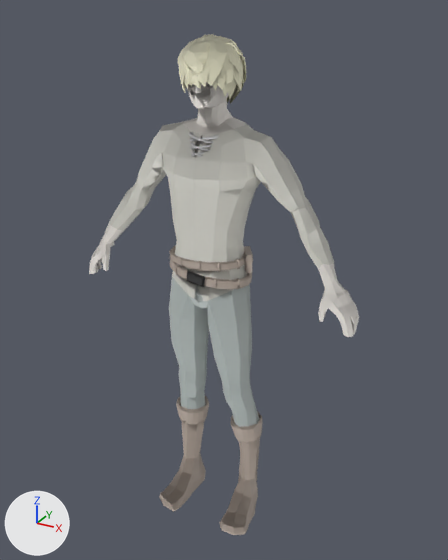
Renders of the FBX model Assets/Resources/Model/Renatus-1.fbx from each side of a commit.
Before and after are seen from a 50 mm lens placed at (0.0885, -0.1478, 0.1644), pointed at (0.003, 0.0077, 0.0866). The lights are fixed; the arrows at lower left show +X, +Y and +Z. Where no turn or scale is listed for an object, it has been applied to the vertices.

The older version as bpy lines, for what is in view:
```python
me_renatus_1mesh = bpy.data.meshes.new('Renatus_1mesh')
me_renatus_1mesh.from_pydata(...)  # 18269 vertices, 19568 faces; spans x -0.045..0.047, y -0.008..0.015, z 0.0..0.158
# faces by material slot: [12828, 14, 3888, 504, 1973, 247, 114]
me_renatus_1mesh.materials.append(mat_4mat)  # grey #b6a89d
me_renatus_1mesh.materials.append(mat_silver_tarnishedmat)  # black #000000
me_renatus_1mesh.materials.append(mat_3mat)  # light grey #c5c5c5
me_renatus_1mesh.materials.append(mat_mat)  # white #f1ece6
me_renatus_1mesh.materials.append(mat_1mat)  # white #f1eed0
me_renatus_1mesh.materials.append(mat_2mat)  # light grey #dbdad1
me_renatus_1mesh.materials.append(mat_4_1mat)  # grey #b4bdbb
ob_renatus_1 = bpy.data.objects.new('Renatus_1', me_renatus_1mesh)
ob_renatus_1.location = (0.0, 0.0, 0.0)
```
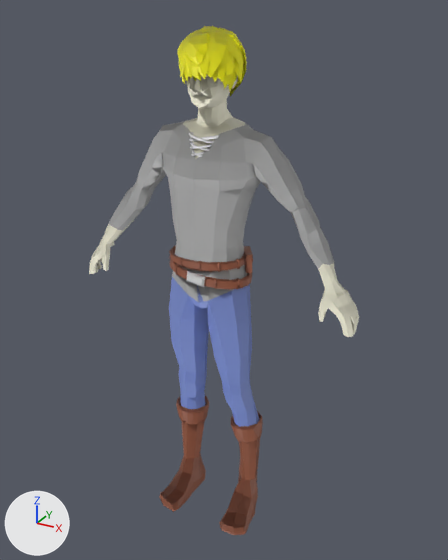
Pixel boxes (x1, y1, x2, y2) of what changed, in the pictures (448 x 560 px; the box of a moved part takes in the faces that stretch with it):
'Renatus_1', reshaped: before (89, 34, 359, 535); after (89, 26, 359, 535)
part 1 of me_renatus_1mesh, added (yellow): after (183, 32, 210, 64)
part 2 of me_renatus_1mesh, moved or reshaped: before (176, 34, 246, 162); after (176, 26, 247, 159)
part 3 of me_renatus_1mesh, recoloured (grey to brown): (159, 245, 263, 535) in both
part 4 of me_renatus_1mesh, recoloured (black to grey): (186, 271, 205, 287) in both
part 5 of me_renatus_1mesh, recoloured: (189, 132, 218, 157) in both
part 6 of me_renatus_1mesh, recoloured (grey to white): (89, 83, 357, 337) in both
part 7 of me_renatus_1mesh, recoloured: (108, 121, 334, 302) in both
part 8 of me_renatus_1mesh, recoloured (grey to blue): (169, 277, 260, 427) in both

The change, as a list of edits to the scene's bpy script:
```text
Add mat_hairmat:
    mat_hairmat = principled_material('Hairmat')
    mat_hairmat.base_color = (1.0, 0.965, 0.0)  # yellow #fffb00
    mat_hairmat.roughness = 0.553
Add mat_collarmat:
    mat_collarmat = principled_material('Collarmat')
    mat_collarmat.base_color = (1.0, 1.0, 1.0)  # white #ffffff
    mat_collarmat.roughness = 0.553
Add mat_leathermat:
    mat_leathermat = principled_material('Leathermat')
    mat_leathermat.base_color = (0.306, 0.098, 0.051)  # brown #965840
    mat_leathermat.roughness = 0.553
Add mat_beltbucklemat:
    mat_beltbucklemat = principled_material('BeltBucklemat')
    mat_beltbucklemat.base_color = (0.69, 0.69, 0.69)  # light grey #d8d8d8
    mat_beltbucklemat.roughness = 0.553
Add mat_skinmat:
    mat_skinmat = principled_material('Skinmat')
    mat_skinmat.base_color = (1.0, 0.973, 0.784)  # white #fffce5
    mat_skinmat.roughness = 0.553
Add mat_pantsmat:
    mat_pantsmat = principled_material('Pantsmat')
    mat_pantsmat.base_color = (0.204, 0.278, 0.659)  # blue #7d90d4
    mat_pantsmat.roughness = 0.553
Add mat_clothmat:
    mat_clothmat = principled_material('Clothmat')
    mat_clothmat.base_color = (0.447, 0.447, 0.447)  # grey #b2b2b2
    mat_clothmat.roughness = 0.553
Change me_renatus_1mesh:
    used by ob_renatus_1; location = (0.0, 0.0, 0.0)
    remove me_renatus_1mesh.from_pydata(...)  # 18269 vertices, 19568 faces; spans x -0.045..0.047, y -0.008..0.015, z 0.0..0.158
    remove me_renatus_1mesh.materials.append(mat_1mat)  # white #f1eed0
    add me_renatus_1mesh.from_pydata(...)  # 18267 vertices, 19565 faces; spans x -0.045..0.047, y -0.008..0.015, z 0.0..0.16
    me_renatus_1mesh part 1: the loose piece of 30 vertices spanning x -0.003..0.004, y -0.005..0.001, z 0.148..0.157 is copied, and the copy is moved by (0.0, 0.0, 0.002), in mat_hairmat (yellow #fffb00); it spans x -0.003..0.004, y -0.005..0.001, z 0.15..0.159
    me_renatus_1mesh part 2: 154 vertices moved from x -0.007..0.01, y -0.004..0.013, z 0.13..0.158 to x -0.007..0.01, y -0.004..0.013, z 0.13..0.16; 786 vertices removed from x -0.007..0.01, y -0.005..0.014, z 0.13..0.158; 754 vertices added at x -0.007..0.01, y -0.004..0.014, z 0.13..0.16
    me_renatus_1mesh part 3: 12170 faces spanning x -0.017..0.018, y -0.008..0.015, z 0.0..0.099 switch from mat_4mat (grey #b6a89d) to mat_leathermat (brown #965840)
    me_renatus_1mesh part 4: 11 faces spanning x -0.002..0.005, y -0.007..-0.006, z 0.09..0.094 switch from mat_silver_tarnishedmat (black #000000) to mat_beltbucklemat (light grey #d8d8d8)
    me_renatus_1mesh part 5: 3617 faces spanning x -0.004..0.005, y -0.004..0.002, z 0.127..0.133 switch from mat_3mat (light grey #c5c5c5) to mat_collarmat (white #ffffff)
    me_renatus_1mesh part 6: 341 faces spanning x -0.045..0.047, y -0.002..0.011, z 0.081..0.149 switch from mat_mat (white #f1ece6) to mat_skinmat (white #fffce5)
    me_renatus_1mesh part 7: 242 faces spanning x -0.038..0.038, y -0.006..0.013, z 0.083..0.135 switch from mat_2mat (light grey #dbdad1) to mat_clothmat (grey #b2b2b2)
    me_renatus_1mesh part 8: 113 faces spanning x -0.015..0.016, y -0.005..0.014, z 0.033..0.09 switch from mat_4_1mat (grey #b4bdbb) to mat_pantsmat (blue #7d90d4)
    add me_renatus_1mesh.materials.append(mat_hairmat)  # yellow #fffb00
```
